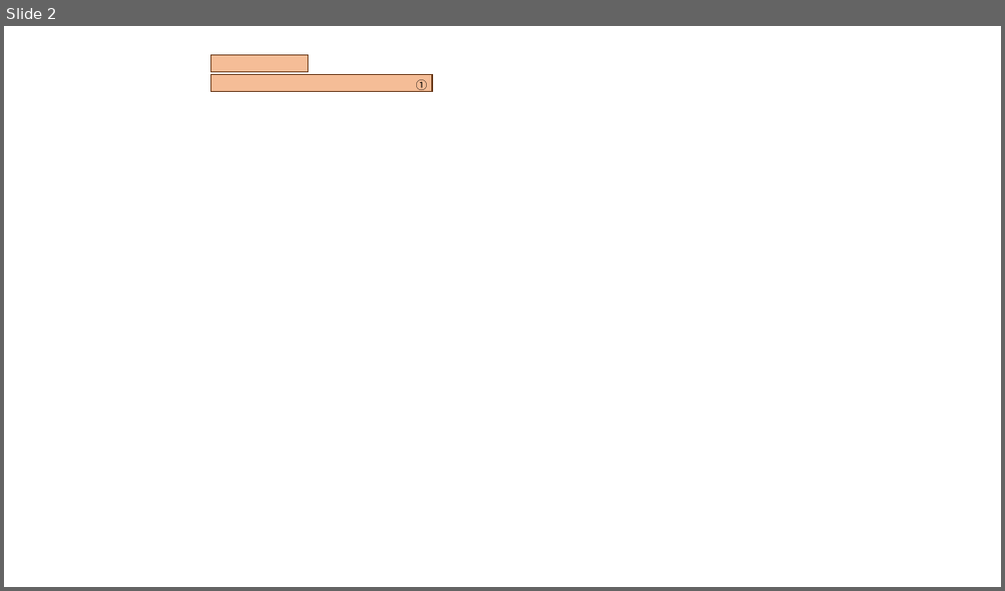
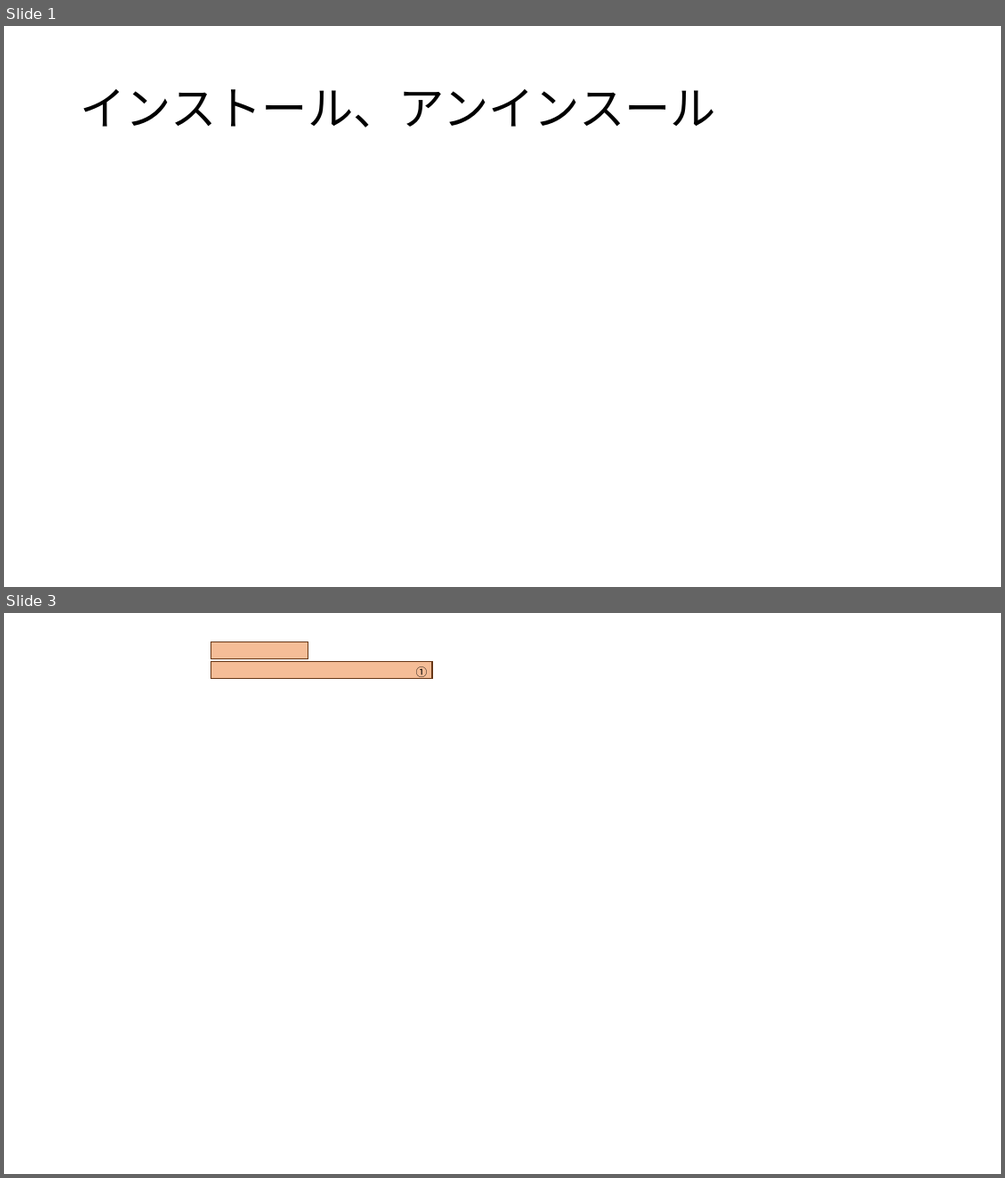
Before and after one commit to MIERUNE/plateau-qgis-plugin, a slide deck: docs/picture/画像生成用.pptx. Shown one above the other, each under a label of ours: slide 2 before the commit, slides 1 and 3 after it; the slides between them are not shown. The pictures are 1005x591 and 1005x1178 pixels, drawn with LibreOffice and Linux fonts; fonts in the diff are those of the drawing; background and template pictures are left out. Boxes give left, top, right and bottom in pixels: in the first picture for what was removed or moved away, otherwise in the second. Text is boxed around its words. In the diff, an @@ line names an element or a change of style, - is before the commit and + after.

```diff
--- a/docs/picture/画像生成用.pptx
+++ b/docs/picture/画像生成用.pptx
@@ slide 1 added at (4, 26, 1001, 587), background #FFFFFF @@
@@ title added at (80, 89, 716, 127), 44 pt, text #000000 @@
+インストール、アンインスール
@@ what was slide 2 is now slide 3 @@
```
Also in this commit, not shown: 11 slides changed, 10 other slides added, 3 slides removed.
